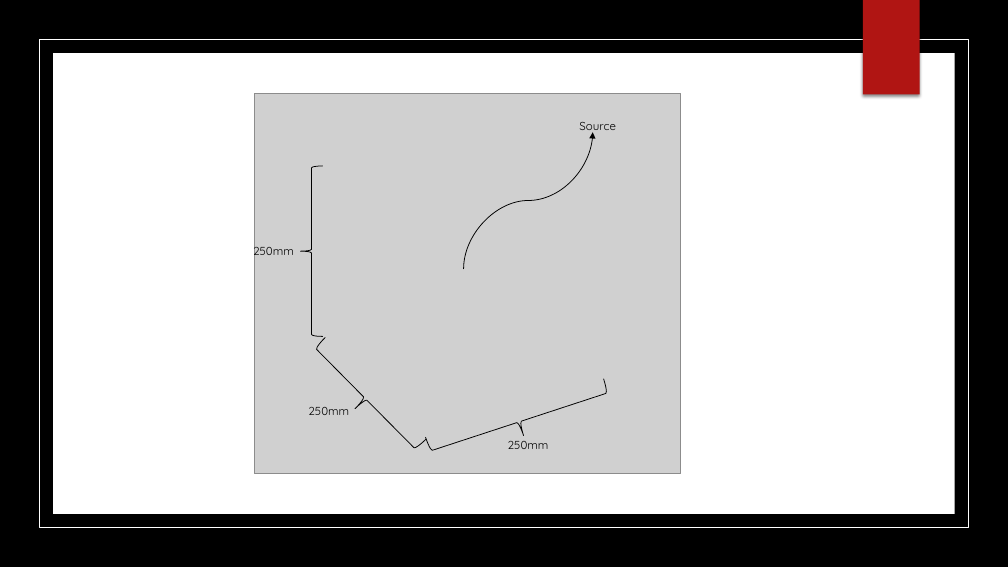
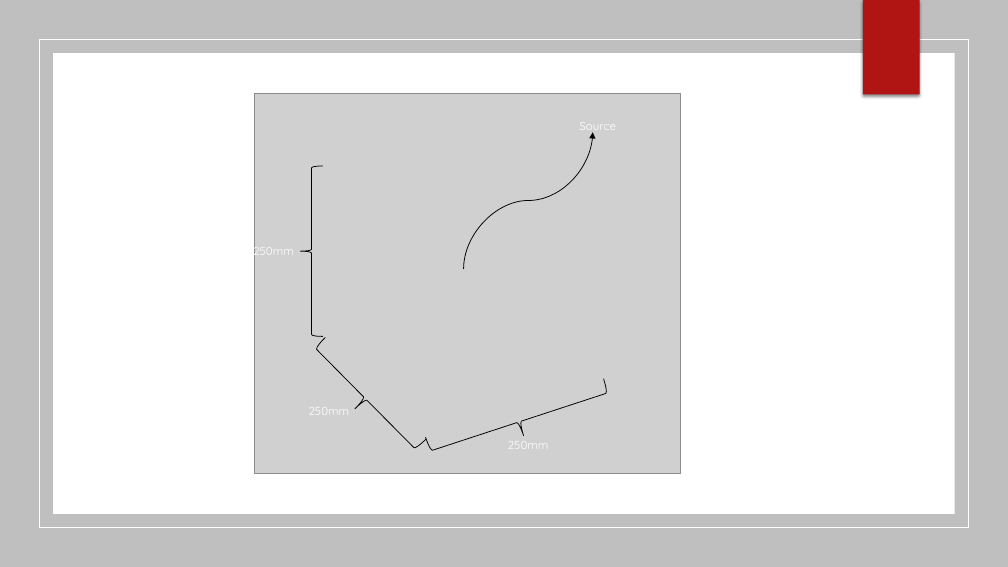
Before and after one commit to KAANVOLKAN05/GPGPU_Research, a slide deck: slide 35 of TurbidityMeterStudy/MonteCarloProj/Presentation for West River.pptx (slide 17 before the commit). Drawn at 1008x567 pixels with LibreOffice and Linux fonts; fonts in the diff are those of the drawing; grey boxes stand for pictures; background and template pictures are left out. Boxes give left, top, right and bottom in pixels: in the first picture for what was removed or moved away, otherwise in the second. Text is boxed around its words. In the diff, an @@ line names an element or a change of style, - is before the commit and + after.

```diff
--- a/TurbidityMeterStudy/MonteCarloProj/Presentation for West River.pptx
+++ b/TurbidityMeterStudy/MonteCarloProj/Presentation for West River.pptx
@@ background picture (left out) to #FFFFFF @@
@@ rectangle at <box>0,0,1008,567</box>: fill #000000 to #BFBFBF @@
@@ text colour #000000 to #FFFFFF in 4 elements at <box>253,243,294,259</box>, <box>308,410,349,411</box>, <box>508,444,549,449</box>, <box>579,132,616,133</box> @@
```
Also in this commit, not shown: 24 other slides changed, 19 slides added, 1 slide removed.
